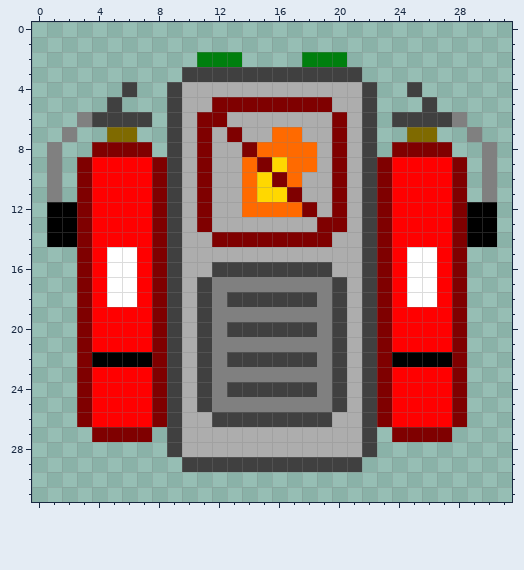
A pixel-art sprite gets an edit: core/assets/fire_suppression.png. The picture above was drawn from the file before the commit.
The file is 32x32 pixels.
The same view after the edit:
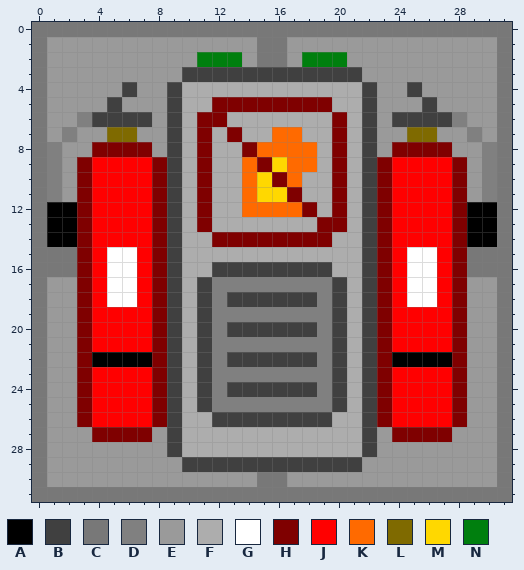
Palette (. is transparent): A #000000  B #404040  C #787878  D #808080  E #9a9a9a  F #adadad  G #ffffff  H #7f0000  J #ff0000  K #ff6a00  L #7f6a00  M #ffd800  N #007f0e
From the commit log: Fire suppression can be broken
Changes in this commit:
y 0: x 0..31 ................................ -> CCCCCCCCCCCCCCCCCCCCCCCCCCCCCCCC
y 1: x 0..31 ................................ -> CEEEEEEEEEEEEEECCEEEEEEEEEEEEEEC
y 2: x 0..10 ........... -> CEEEEEEEEEE; x 14..17 .... -> ECCE; x 21..31 ........... -> EEEEEEEEEEC
y 3: x 0..9 .......... -> CEEEEEEEEE; x 22..31 .......... -> EEEEEEEEEC
y 4: x 0..5 ...... -> CEEEEE; x 7..8 .. -> EE; x 23..24 .. -> EE; x 26..31 ...... -> EEEEEC
y 5: x 0..4 ..... -> CEEEE; x 6..8 ... -> EEE; x 23..25 ... -> EEE; x 27..31 ..... -> EEEEC
y 6: x 0..2 ... -> CEE; x 8 . -> E; x 23 . -> E; x 29..31 ... -> EEC
y 7: x 0..1 .. -> CE; x 3..4 .. -> EE; x 7..8 .. -> EE; x 23..24 .. -> EE; x 27..28 .. -> EE; x 30..31 .. -> EC
y 8: x 0 . -> C; x 2..3 .. -> EE; x 8 . -> E; x 23 . -> E; x 28..29 .. -> EE; x 31 . -> C
y 9..11: x 0 . -> C; x 2 . -> E; x 29 . -> E; x 31 . -> C
y 12..14: x 0 . -> C; x 31 . -> C
y 15..16: x 0..2 ... -> CCC; x 29..31 ... -> CCC
y 17..26: x 0..2 ... -> CEE; x 29..31 ... -> EEC
y 27: x 0..3 .... -> CEEE; x 8 . -> E; x 23 . -> E; x 28..31 .... -> EEEC
y 28: x 0..8 ......... -> CEEEEEEEE; x 23..31 ......... -> EEEEEEEEC
y 29: x 0..9 .......... -> CEEEEEEEEE; x 22..31 .......... -> EEEEEEEEEC
y 30: x 0..31 ................................ -> CEEEEEEEEEEEEEECCEEEEEEEEEEEEEEC
y 31: x 0..31 ................................ -> CCCCCCCCCCCCCCCCCCCCCCCCCCCCCCCC
Pixel boxes of the changes (left, top, right, bottom) in both pictures:
added: (32, 22, 512, 502)
